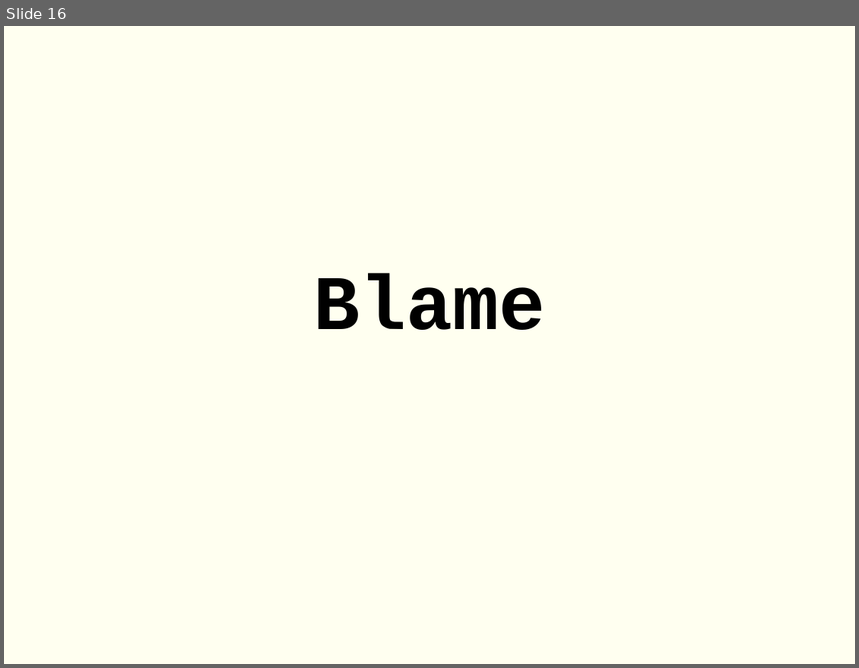
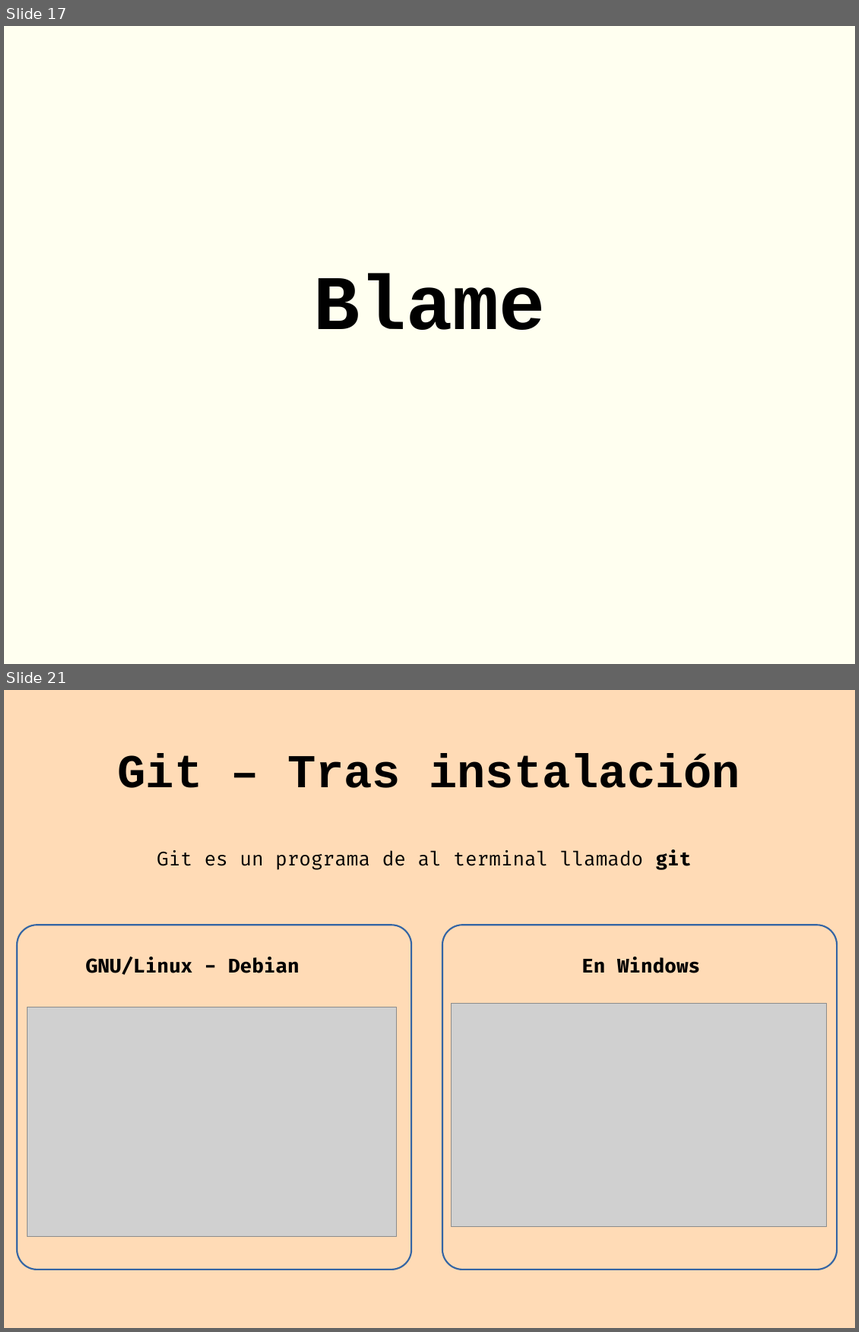
Before and after one commit to rgmf/eed2425, a slide deck: ut/02_control_de_versiones/presentacion/01_control_versiones_intro_git.odp. Shown one above the other, each under a label of ours: slide 16 before the commit, slides 17 and 21 after it; the slides between them are not shown. The pictures are 859x668 and 859x1332 pixels, drawn with LibreOffice and Linux fonts; fonts in the diff are those of the drawing; grey boxes stand for pictures. Boxes give left, top, right and bottom in pixels: in the first picture for what was removed or moved away, otherwise in the second. Text is boxed around its words. In the diff, an @@ line names an element or a change of style, - is before the commit and + after.

```diff
--- a/ut/02_control_de_versiones/presentacion/01_control_versiones_intro_git.odp
+++ b/ut/02_control_de_versiones/presentacion/01_control_versiones_intro_git.odp
@@ slide 21 added at [4, 690, 855, 1328], background #FFDBB6 @@
@@ title added at [118, 754, 740, 788], 44 pt, text #000000, bold @@
+Git – Tras instalación
@@ text added at [157, 850, 692, 870], 18 pt, text #000000 @@
+Git es un programa de al terminal llamado git
@@ rounded rectangle added at [17, 925, 412, 1269], outline #3465A4 1.5 pt @@
@@ rounded rectangle added at [443, 925, 838, 1269], outline #3465A4 1.5 pt @@
@@ text added at [86, 958, 300, 975], 18 pt, text #000000, bold @@
+GNU/Linux - Debian
@@ text added at [582, 958, 700, 973], 18 pt, text #000000, bold @@
+En Windows
@@ picture added at [27, 1008, 397, 1237] @@
@@ picture added at [452, 1004, 827, 1227] @@
@@ what was slide 16 is now slide 17 @@
```
Also in this commit, not shown: 1 slide changed, 7 other slides added, 2 slides removed, 3 other files.
